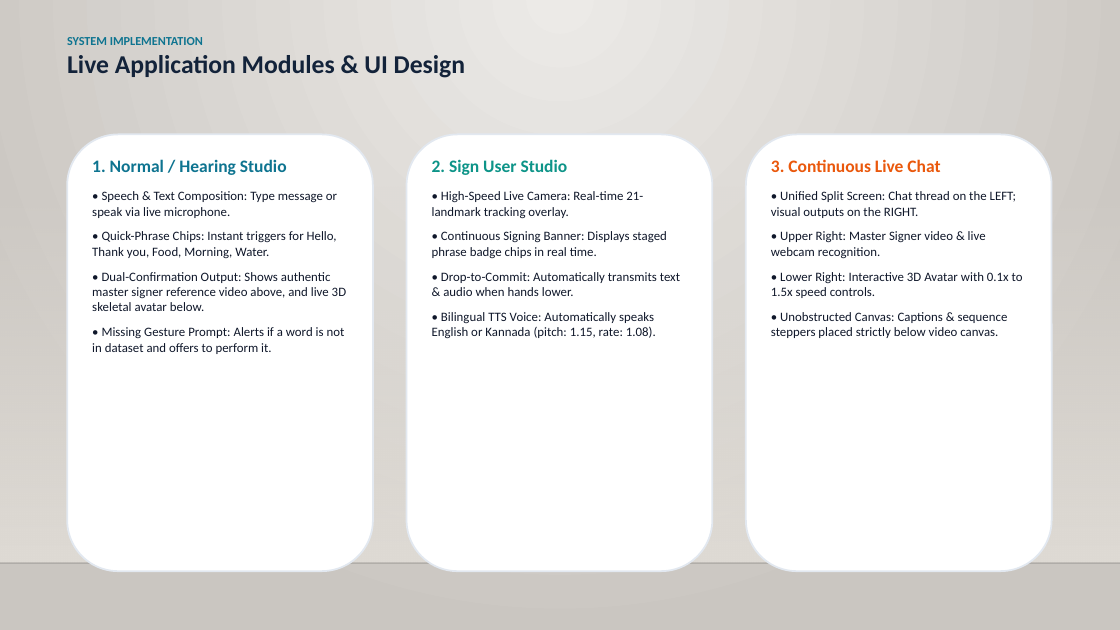
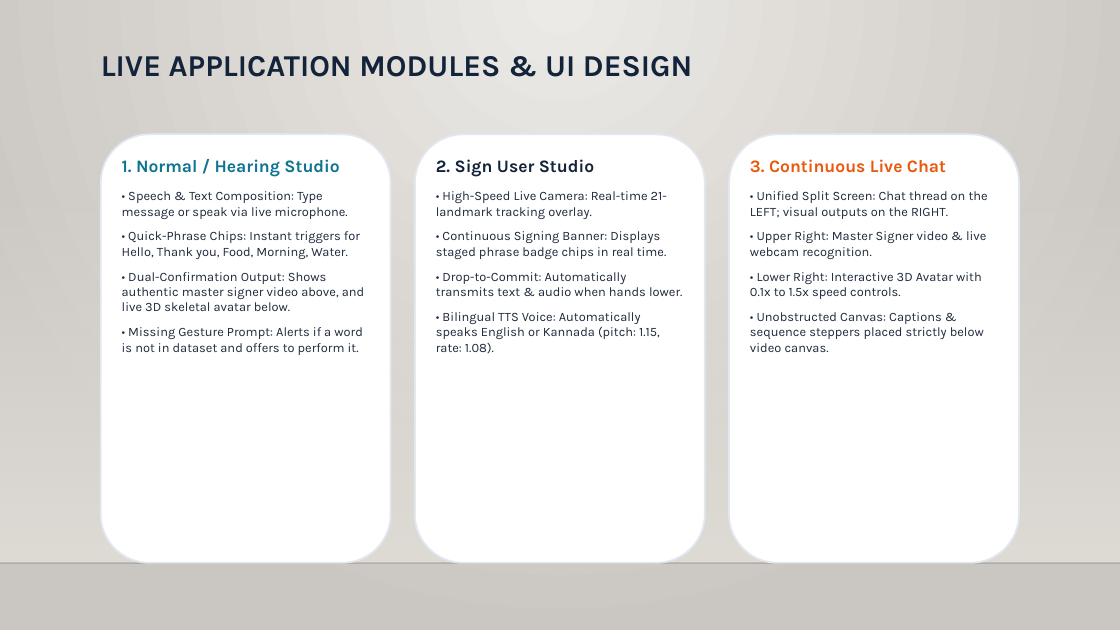
Before and after one commit to darshandivakarnaik28/G2T2G, a slide deck: slide 34 of G2T2G_Final_Presentation.pptx. Drawn at 1120x630 pixels with LibreOffice and Linux fonts; fonts in the diff are those of the drawing; background and template pictures are left out. Boxes give left, top, right and bottom in pixels: in the first picture for what was removed or moved away, otherwise in the second. Text is boxed around its words. In the diff, an @@ line names an element or a change of style, - is before the commit and + after.

Commit message:
style(presentation): unify typography, title coordinates, and table formatting across all 38 slides

```diff
--- a/G2T2G_Final_Presentation.pptx
+++ b/G2T2G_Final_Presentation.pptx
@@ text at [101,56,692,77]: text changed; size 22 to 26 pt; font Calibri to Karla @@
-SYSTEM IMPLEMENTATION
-Live Application Modules & UI Design
+LIVE APPLICATION MODULES & UI DESIGN
@@ rounded rectangle: place and size @@
-rounded rectangle at [67,134,373,571]
+rounded rectangle at [101,134,391,563]
@@ rounded rectangle: place and size @@
-rounded rectangle at [407,134,712,571]
+rounded rectangle at [415,134,705,563]
@@ rounded rectangle: place and size @@
-rounded rectangle at [746,134,1052,571]
+rounded rectangle at [729,134,1019,563]
@@ text "1. Normal / Hearing Studio": place and size @@
-text "1. Normal / Hearing Studio" at [92,159,346,354]
+text "1. Normal / Hearing Studio" at [122,159,364,355]
@@ text at [122,159,363,355]: font Calibri to Karla in "1. Normal / Hearing Studio", "• Speech & Text Composition: Type message ...", "• Quick-Phrase Chips: Instant triggers for Hello, ...", "• Missing Gesture Prompt: Alerts if a ..."; text colour #0F172A to #1E293B in "• Speech & Text Composition: Type message ...", "• Quick-Phrase Chips: Instant triggers for Hello, ...", "• Missing Gesture Prompt: Alerts if a ..." @@
@@ text "2. Sign User Studio" at [436,159,682,353]: font Calibri to Karla, text colour #0F172A to #1E293B; text colour #0D9488 to #13233A in "2. Sign User Studio" @@
@@ text "3. Continuous Live Chat": place and size @@
-text "3. Continuous Live Chat" at [771,159,1023,338]
+text "3. Continuous Live Chat" at [750,159,988,352]
@@ text "3. Continuous Live Chat" at [750,159,988,352]: font Calibri to Karla, text colour #0F172A to #1E293B @@
@@ text at [122,272,364,311]: text changed; font Calibri to Karla; text colour #0F172A to #1E293B @@
-• Dual-Confirmation Output: Shows authentic master signer reference video above, and live 3D skeletal avatar below.
+• Dual-Confirmation Output: Shows authentic master signer video above, and live 3D skeletal avatar below.
```
Also in this commit, not shown: 37 other slides changed, 2 other files.
